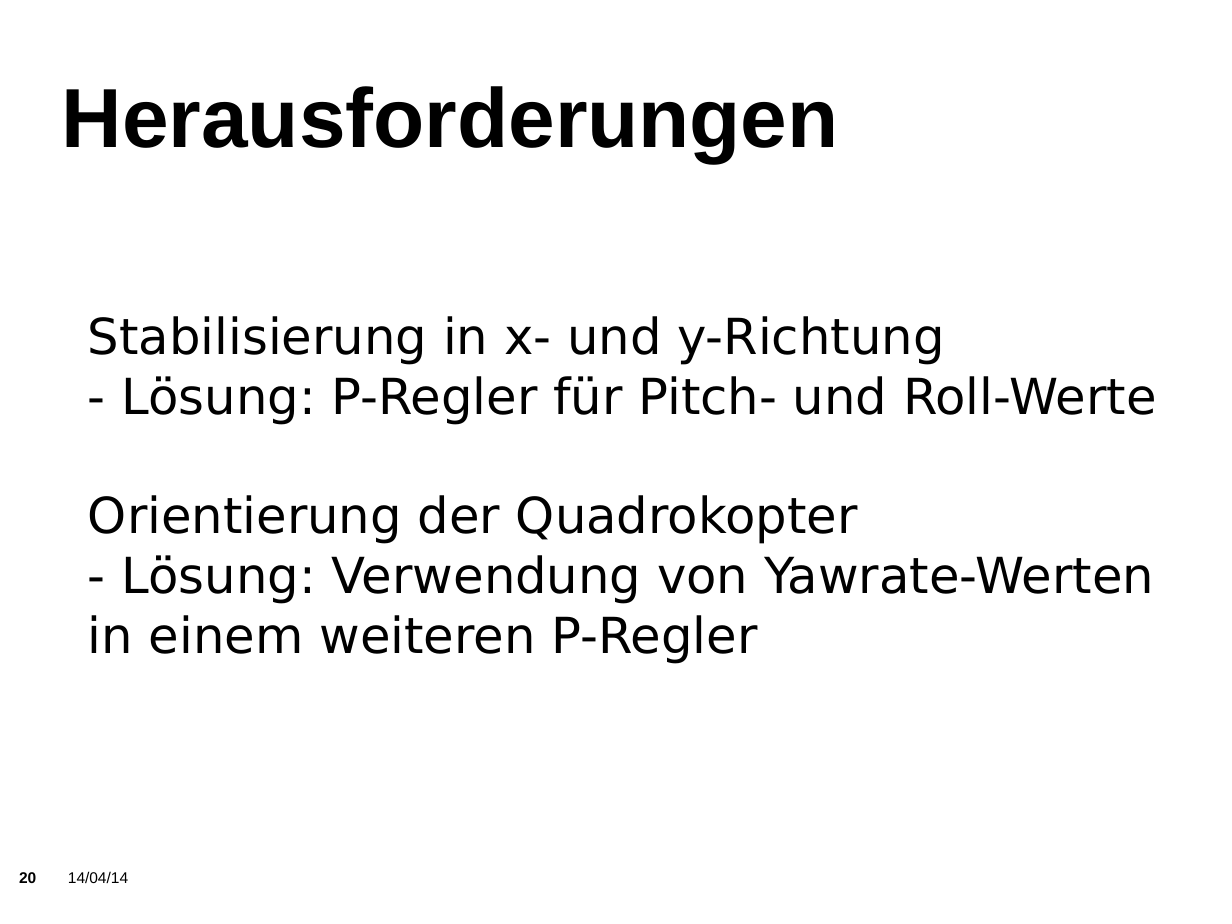
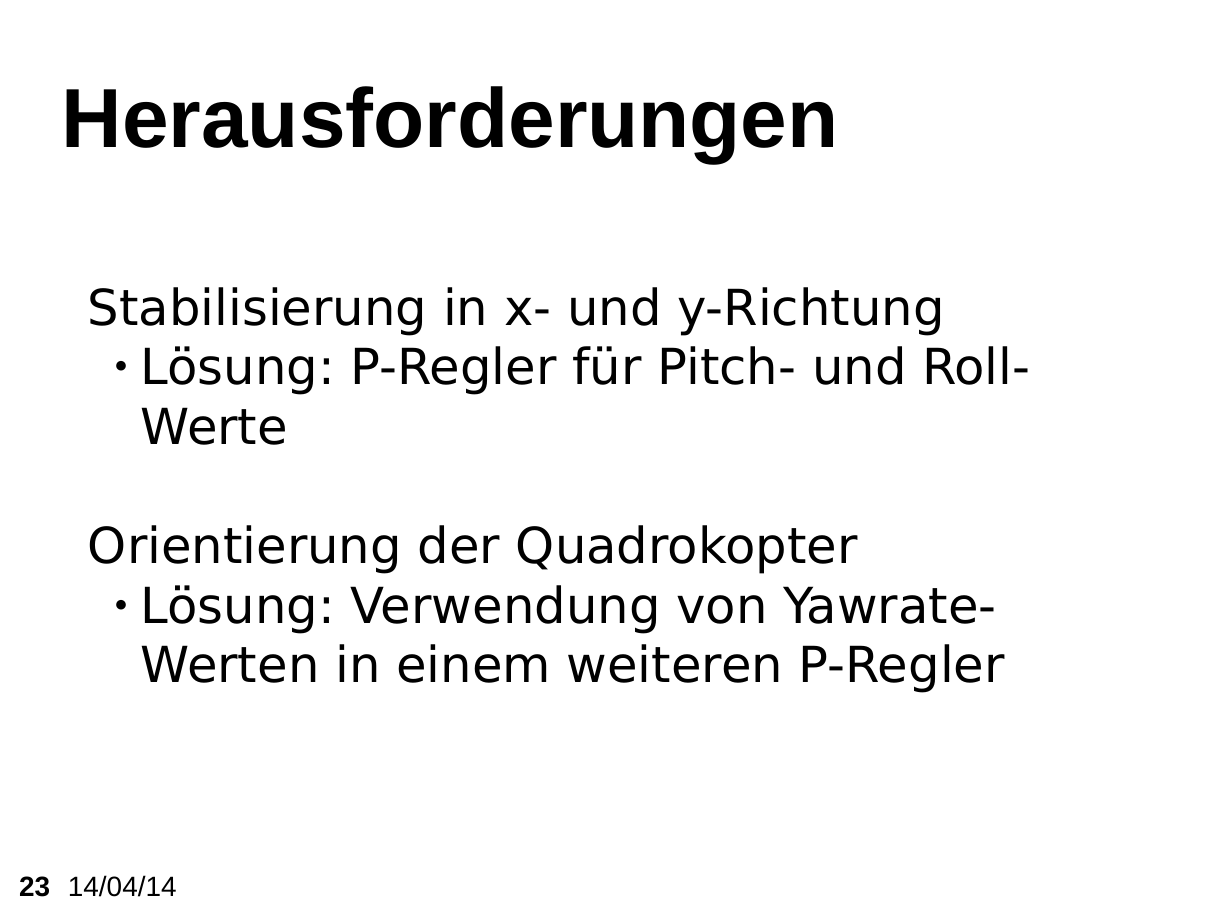
Before and after one commit to KITrokopter/Presentation, a slide deck: slide 23 of PresentationInTotal v0.1.odp (slide 20 before the commit). Drawn at 1232x924 pixels with LibreOffice and Linux fonts; fonts in the diff are those of the drawing; background and template pictures are left out. Boxes give left, top, right and bottom in pixels: in the first picture for what was removed or moved away, otherwise in the second. Text is boxed around its words. In the diff, an @@ line names an element or a change of style, - is before the commit and + after.

```diff
--- a/PresentationInTotal v0.1.odp
+++ b/PresentationInTotal v0.1.odp
@@ subtitle at (141, 346, 1030, 445): text changed @@
-- Lösung: P-Regler für Pitch- und Roll-Werte
+    ● Lösung: P-Regler für Pitch- und Roll-Werte
@@ subtitle at (141, 585, 1005, 693): text changed @@
-- Lösung: Verwendung von Yawrate-Werten in einem weiteren P-Regler
+    ● Lösung: Verwendung von Yawrate-Werten in einem weiteren P-Regler
@@ text "14/04/14" at (68, 875, 177, 897): size 10 to 18 pt @@
@@ page number at (19, 876, 50, 897): text changed; size 10 to 18 pt @@
-20
+23
```
Also in this commit, not shown: 30 other slides changed, 7 slides added, 1 slide removed.
